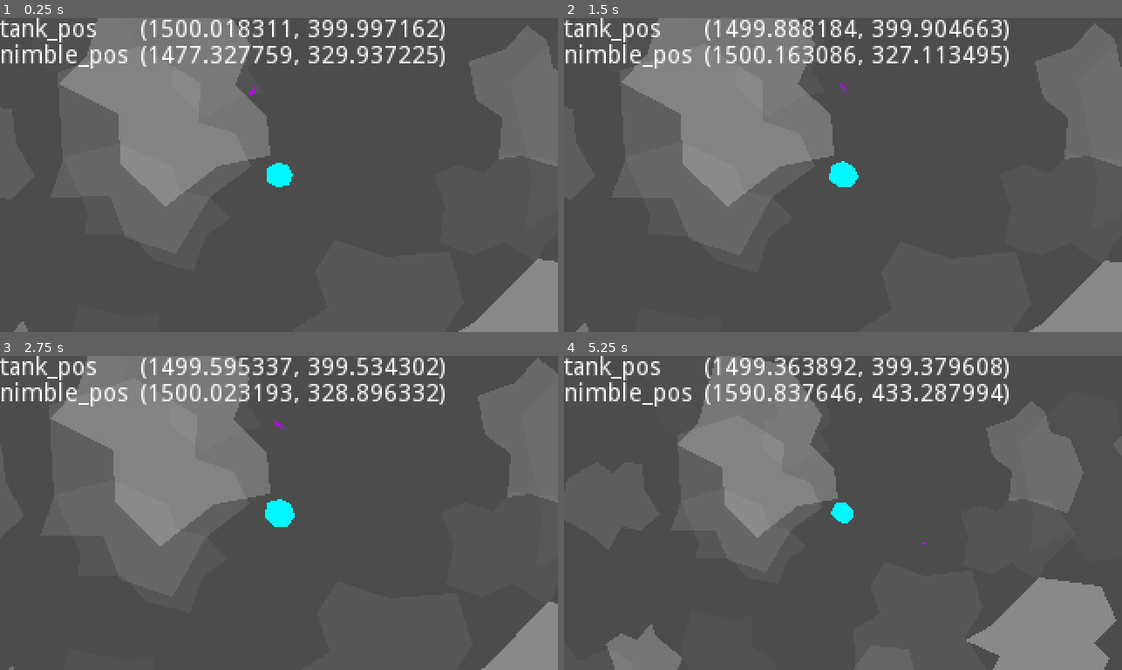
Above: before the commit, frames 1-4 (two rows, left to right).
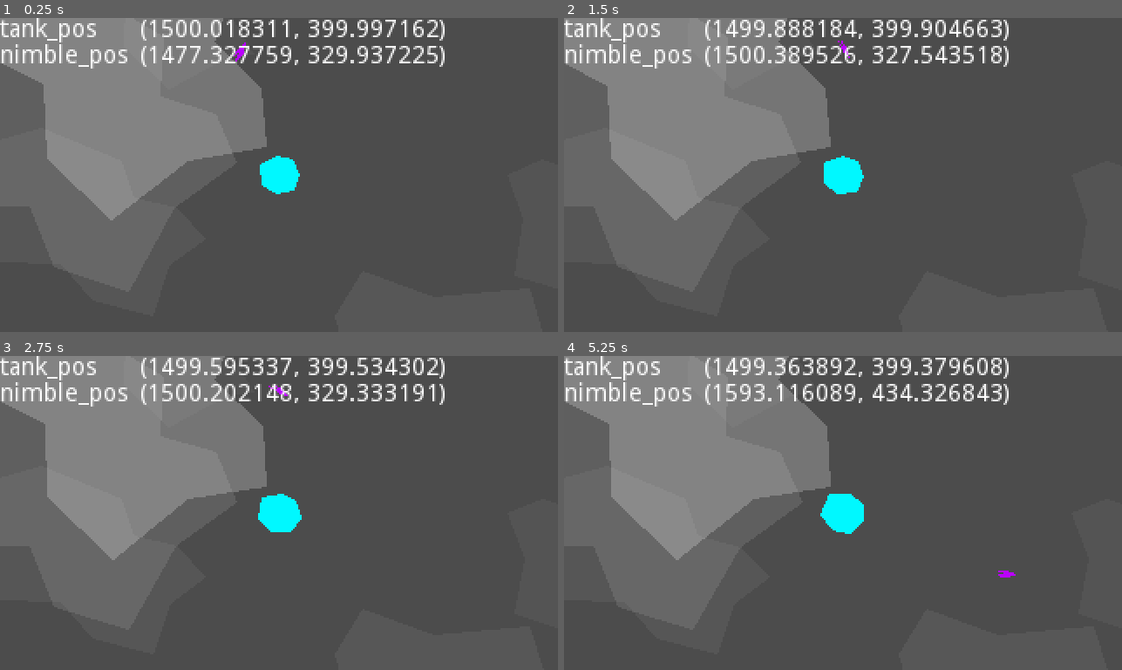
Above: after the commit, the same moments.

Repository: weresharks/krak-jam-2022
Game: Godot game, scene res://Main.tscn
Two runs of this game, one before a commit and one after it. Both use one fixed random seed, a clock stepped at 60 frames per second and the inputs below.
Inputs:
- Up to frame 1 (0.25 s): no input
- Up to frame 2 (1.5 s): hold D (nimble_right) 0.53-1.28 s; hold S (nimble_back) from 1.28 s (still down)
- Up to frame 3 (2.75 s): release S (nimble_back) at 2.03 s; hold D (nimble_right) from 2.03 s (still down)
- Up to frame 4 (5.25 s): release D (nimble_right) at 2.78 s; hold W (nimble_forward) 2.78-3.53 s; hold A (nimble_left) 3.53-5.03 s; hold S (nimble_back) from 5.03 s (still down)

The runs differ from the first frame. In frame 1, 21% of the frame differs, in the area x 0-100%, y 0-100%; in frame 2, 21%; in frame 3, 20%; in frame 4, 31%.

Commit message:
better zoom

Diff:
--- a/game/Main.gd
+++ b/game/Main.gd
@@ -3,8 +3,10 @@
 
 export var initial_nimble_displacement: float = 60
 export var initial_nimble_displacement_variation: float = 20
-export var min_zoom_distance: float = 50
-export var max_zoom_distance: float = 700
+export var min_zoom_distance_x: float = 150
+export var max_zoom_distance_x: float = 1000
+export var min_zoom_distance_y: float = 75
+export var max_zoom_distance_y: float = 500
 
 # Called when the node enters the scene tree for the first time.
 func _ready():
@@ -26,11 +28,19 @@
 
 func _process(delta):
 	$Nimble.update_tank_pos($Tank.position)
-	var zoom_distance = $Nimble.position.distance_to($Tank.position)
 
-	if zoom_distance <= min_zoom_distance:
-		$Tank/Camera.zoom = Vector2.ONE
-	elif zoom_distance < max_zoom_distance:
-		$Tank/Camera.zoom = Vector2.ONE * (zoom_distance / min_zoom_distance)
+	var distance_vector: Vector2 = ($Nimble.position - $Tank.position).abs()
+
+	var zoom_distance = Vector2.ONE
+
+	if distance_vector.x >= min_zoom_distance_x and distance_vector.x < max_zoom_distance_x:
+		zoom_distance.x = distance_vector.x / min_zoom_distance_x
+
+	if distance_vector.y >= min_zoom_distance_y and distance_vector.y < max_zoom_distance_y:
+		zoom_distance.y = distance_vector.y / min_zoom_distance_y
+
+	var zoom: float = max(zoom_distance.x, zoom_distance.y)
+
+	$Tank/Camera.zoom = Vector2.ONE * zoom
 
 	update_debug()
--- a/game/Nimble.gd
+++ b/game/Nimble.gd
@@ -61,5 +61,5 @@
 		"nimble_left": v.rotated(- half_pi) * turning_impulse,
 		"nimble_right": v.rotated(+ half_pi) * turning_impulse,
 		"nimble_forward": v * acceleration_impulse,
-		"nimble_back": v * (- acceleration_impulse),
+		"nimble_back": v * (- acceleration_impulse / 2),
 	}
